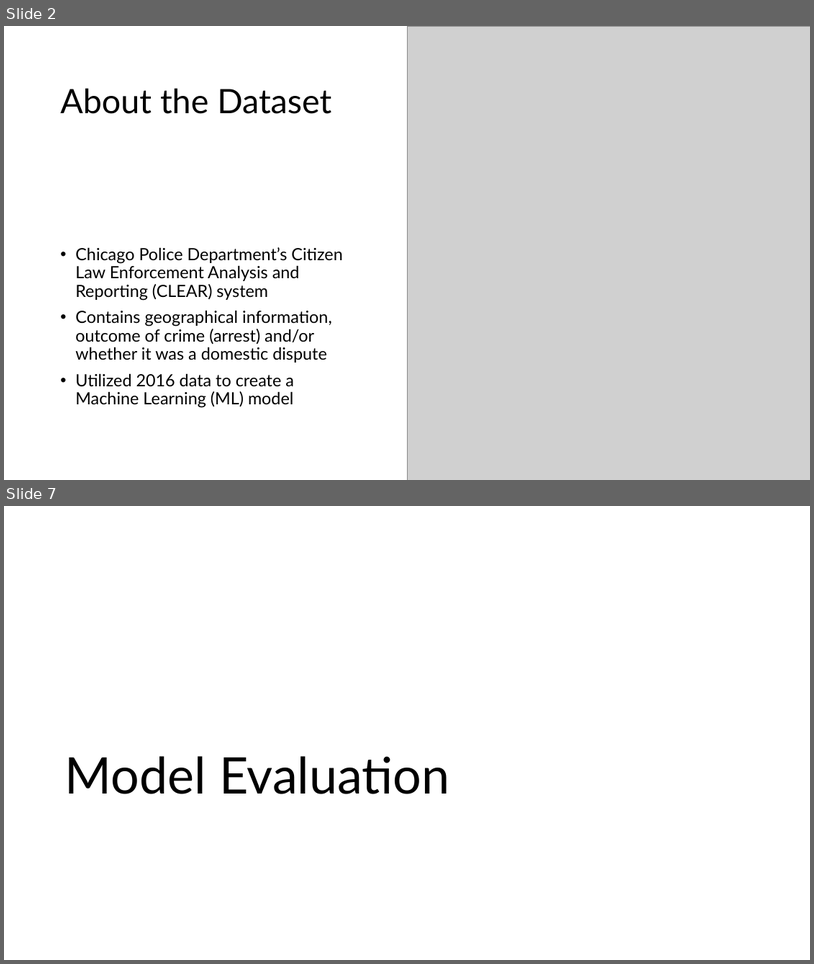
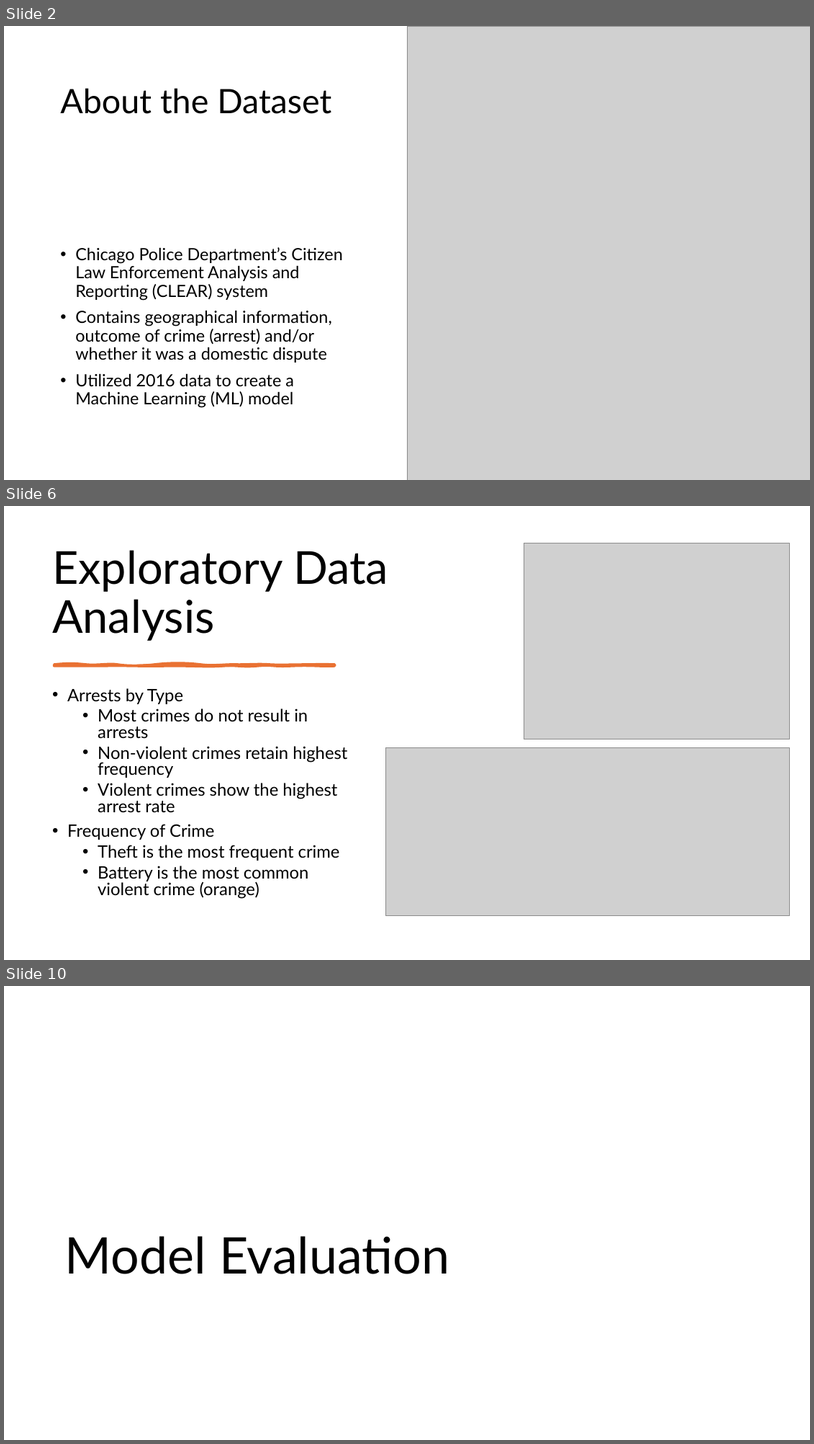
Before and after one commit to tkoche3/ISDS7075, a slide deck: ISDS 7075 Final Presentation.pptx. Shown one above the other, each under a label of ours: slides 2 and 7 before the commit, slides 2, 6 and 10 after it; the slides between them are not shown. The pictures are 814x964 and 814x1444 pixels, drawn with LibreOffice and Linux fonts; fonts in the diff are those of the drawing; grey boxes stand for pictures. Boxes give left, top, right and bottom in pixels: in the first picture for what was removed or moved away, otherwise in the second. Text is boxed around its words. In the diff, an @@ line names an element or a change of style, - is before the commit and + after.

```diff
--- a/ISDS 7075 Final Presentation.pptx
+++ b/ISDS 7075 Final Presentation.pptx
@@ slide 6 added at (4,506,810,960), background #FFFFFF @@
@@ picture added at (525,543,790,739) @@
@@ title added at (52,550,388,641), 54 pt, text #000000 @@
+Exploratory Data Analysis
@@ freeform shape added at (54,664,335,666), fill #E97132, outline #E97132 3.25 pt @@
@@ text added at (67,688,347,898), 20.4 pt, text #000000 @@
+• Arrests by Type
+  • Most crimes do not result in arrests
+  • Non-violent crimes retain highest frequency
+  • Violent crimes show the highest arrest rate
+• Frequency of Crime
+  • Theft is the most frequent crime
+  • Battery is the most common violent crime (orange)
@@ picture added at (386,748,790,916) @@
@@ what was slide 7 is now slide 10 @@
```
Also in this commit, not shown: 4 slides changed, 3 other slides added, 1 slide removed.
